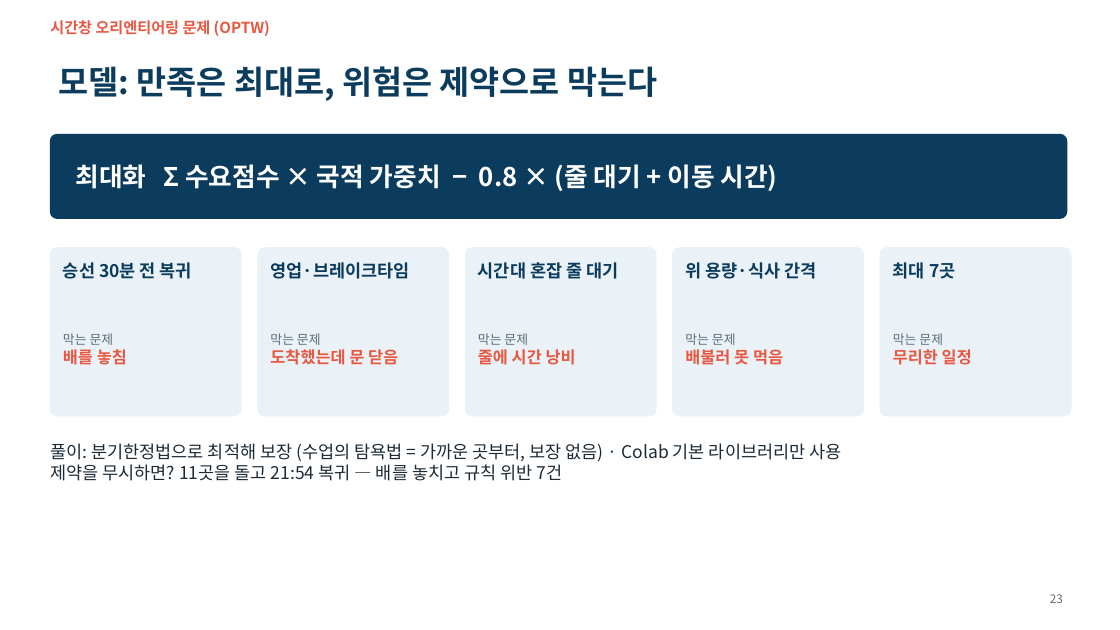
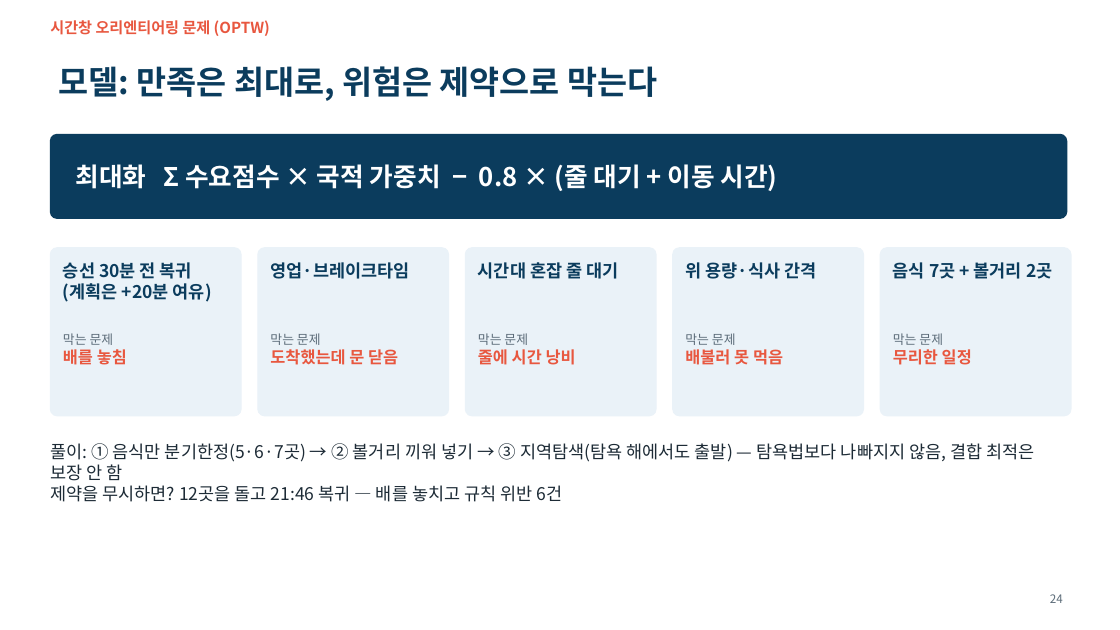
Before and after one commit to ddayoung03/busan-cruise-unpassing, a slide deck: slide 24 of 05_문서/3주차_발표자료.pptx (slide 23 before the commit). Drawn at 1120x630 pixels with LibreOffice and Linux fonts; fonts in the diff are those of the drawing. Boxes give left, top, right and bottom in pixels: in the first picture for what was removed or moved away, otherwise in the second. Text is boxed around its words. In the diff, an @@ line names an element or a change of style, - is before the commit and + after.

```diff
--- a/05_문서/3주차_발표자료.pptx
+++ b/05_문서/3주차_발표자료.pptx
@@ text at box(63, 262, 212, 302): text changed @@
-승선 30분 전 복귀
+승선 30분 전 복귀 (계획은 +20분 여유)
@@ text at box(893, 262, 1052, 279): text changed @@
-최대 7곳
+음식 7곳 + 볼거리 2곳
@@ text at box(50, 443, 1034, 502): text changed @@
-풀이: 분기한정법으로 최적해 보장 (수업의 탐욕법 = 가까운 곳부터, 보장 없음) · Colab 기본 라이브러리만 사용
-제약을 무시하면? 11곳을 돌고 21:54 복귀 — 배를 놓치고 규칙 위반 7건
+풀이: ① 음식만 분기한정(5·6·7곳) → ② 볼거리 끼워 넣기 → ③ 지역탐색(탐욕 해에서도 출발) — 탐욕법보다 나빠지지 않음, 결합 최적은 보장 안 함
+제약을 무시하면? 12곳을 돌고 21:46 복귀 — 배를 놓치고 규칙 위반 6건
@@ page number at box(1050, 594, 1063, 603): text changed @@
-23
+24
```
Also in this commit, not shown: 21 other slides changed, 5 slides added, 19 other files.
